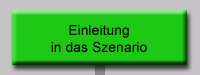
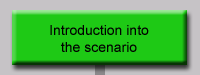
Layers edited between the first and the second (200, 75) image:
renamed "Einleitung in das Szenario" to "Introduction into the scenario", painted on it over [50, 25, 149, 53]
